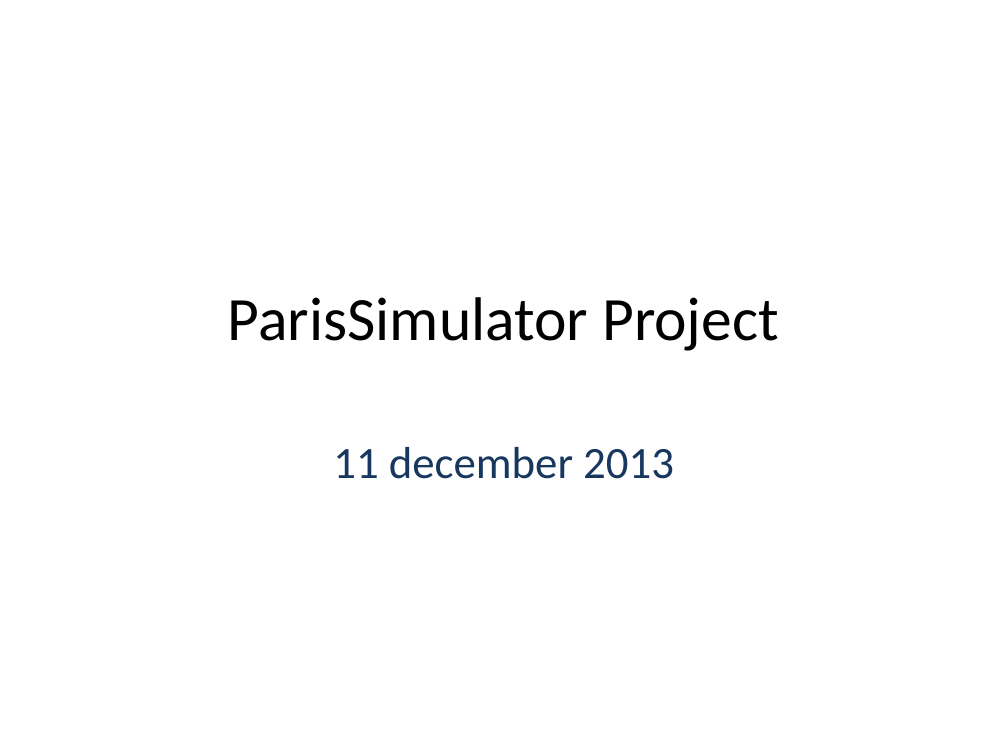
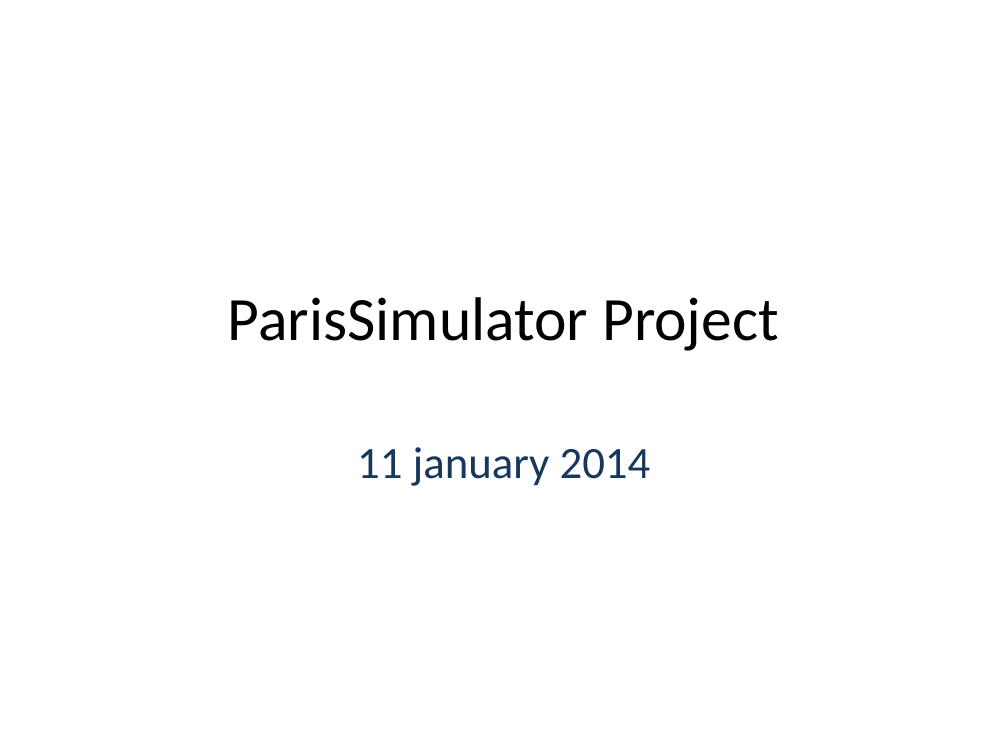
Before and after one commit to slitvinov/paris-git, a slide deck: slide 1 of Documentation/ParisSimulator.pptx. Drawn at 1008x756 pixels with LibreOffice and Linux fonts; fonts in the diff are those of the drawing. Boxes give left, top, right and bottom in pixels: in the first picture for what was removed or moved away, otherwise in the second. Text is boxed around its words. In the diff, an @@ line names an element or a change of style, - is before the commit and + after.

```diff
--- a/Documentation/ParisSimulator.pptx
+++ b/Documentation/ParisSimulator.pptx
@@ subtitle at bbox=[357, 447, 651, 486]: text changed @@
-11 december 2013
+11 january 2014
```
Also in this commit, not shown: 4 other slides changed, 1 slide added, 3 other files.
